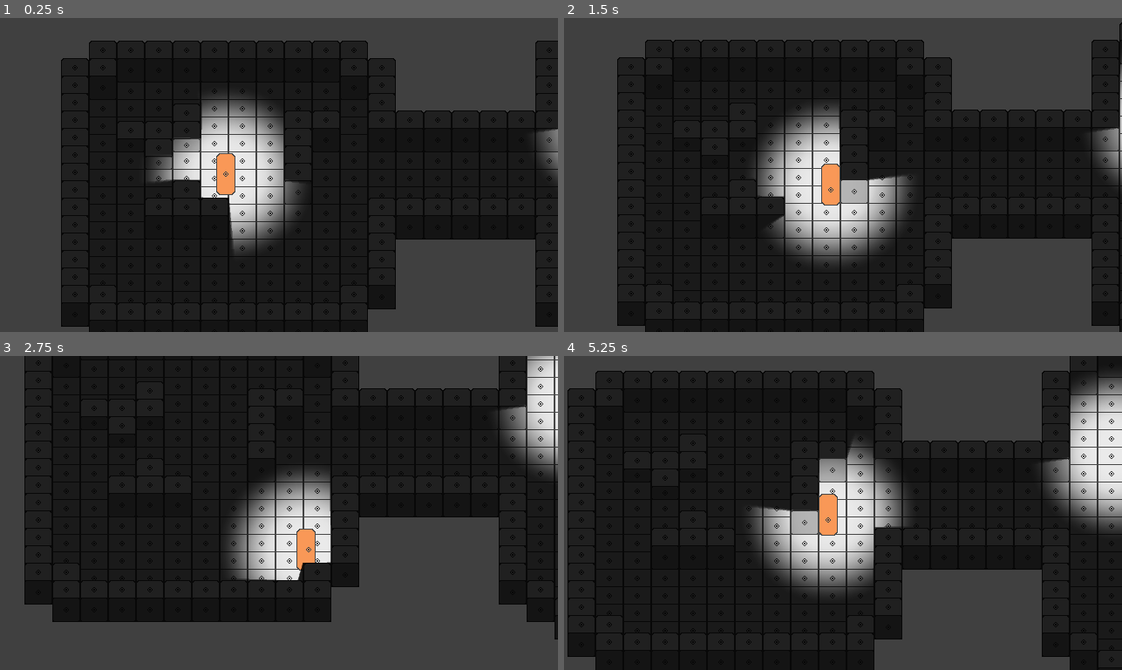
Above: before the commit, frames 1-4 (two rows, left to right).
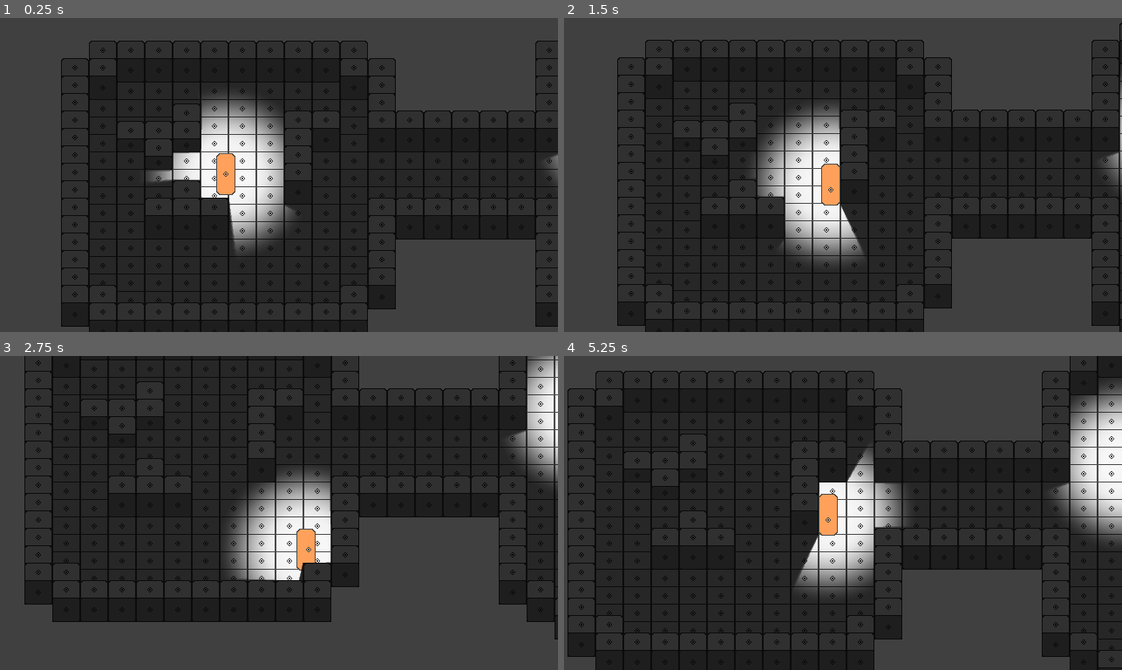
Above: after the commit, the same moments.

Repository: YugamiShinku/space_defender
Game: Godot game, scene res://scenes/white_box.tscn
The game is run twice, just before and just after one commit, with the same random seed, the same clock (stepped at 60 frames per second) and the same inputs.
Inputs:
- Up to frame 1 (0.25 s): no input
- Up to frame 2 (1.5 s): hold D (move_right) 0.53-1.28 s; hold S (move_down) from 1.28 s (still down)
- Up to frame 3 (2.75 s): release S (move_down) at 2.03 s; hold D (move_right) from 2.03 s (still down)
- Up to frame 4 (5.25 s): release D (move_right) at 2.78 s; hold W (move_up) 2.78-3.53 s; hold A (move_left) 3.53-5.03 s; tap Enter at 5 s; hold S (move_down) from 5.03 s (still down)

The runs differ from the first frame. In frame 1, 0.8% of the frame differs, in the area x 27-100%, y 35-72%; in frame 2, 2.4%; in frame 3, 1.3%; in frame 4, 5.2%, in the area x 34-100%, y 6-72%.

Commit message:
fixed occlusion layer

Diff:
--- a/scenes/white_box.tscn
+++ b/scenes/white_box.tscn
@@ -1,15 +1,17 @@
-[gd_scene load_steps=22 format=4 uid="uid://bdf8lrfvpdl88"]
+[gd_scene load_steps=23 format=4 uid="uid://bdf8lrfvpdl88"]
 
 [ext_resource type="TileSet" uid="uid://d2gtfu8hufh0j" path="res://assets/floot_tileset.tres" id="1_fqctn"]
 [ext_resource type="Texture2D" uid="uid://d4e67vioqjan8" path="res://assets/environment.png" id="1_tqrpp"]
 [ext_resource type="Script" uid="uid://d4a01a7cbgxiu" path="res://scripts/player_movement.gd" id="2_5f6py"]
 [ext_resource type="Texture2D" uid="uid://vigl3dpj8e55" path="res://assets/player.png" id="4_4mfkd"]
 
+[sub_resource type="PhysicsMaterial" id="PhysicsMaterial_4mfkd"]
+
+[sub_resource type="OccluderPolygon2D" id="OccluderPolygon2D_4mfkd"]
+polygon = PackedVector2Array(-16, 24, 16, 24, 16, -4, 16, -24, -16, -24, -16, -4)
+
 [sub_resource type="OccluderPolygon2D" id="OccluderPolygon2D_fqctn"]
-polygon = PackedVector2Array(-16, -24, 16, -24, 16, -4, -16, -4)
-
-[sub_resource type="OccluderPolygon2D" id="OccluderPolygon2D_aawcq"]
-polygon = PackedVector2Array(-16, -12, 16, -12, 16, 8, -16, 8)
+polygon = PackedVector2Array(-16, -12, 16, -12, 16, 24, -16, 24)
 
 [sub_resource type="TileSetAtlasSource" id="TileSetAtlasSource_iyf3d"]
 texture = ExtResource("1_tqrpp")
@@ -23,16 +25,17 @@
 3:2/0 = 0
 4:2/0 = 0
 0:0/0 = 0
-0:0/0/occlusion_layer_0/polygon_0/polygon = SubResource("OccluderPolygon2D_fqctn")
-0:0/0/physics_layer_0/polygon_0/points = PackedVector2Array(-16, -4, 16, -4, 16, 25, -16, 25)
+0:0/0/occlusion_layer_0/polygon_0/polygon = SubResource("OccluderPolygon2D_4mfkd")
+0:0/0/physics_layer_0/polygon_0/points = PackedVector2Array(-16, -4, 16, -4, 16, 24, -16, 24)
 2:0/0 = 0
-2:0/0/occlusion_layer_0/polygon_0/polygon = SubResource("OccluderPolygon2D_aawcq")
-2:0/0/physics_layer_0/polygon_0/points = PackedVector2Array(-16, 7.5, 16, 7.5, 16, 25, -16, 25)
+2:0/0/occlusion_layer_0/polygon_0/polygon = SubResource("OccluderPolygon2D_fqctn")
+2:0/0/physics_layer_0/polygon_0/points = PackedVector2Array(-16, 8, 16, 8, 16, 24, -16, 24)
 
 [sub_resource type="TileSet" id="TileSet_su6x1"]
 tile_size = Vector2i(32, 20)
 occlusion_layer_0/light_mask = 1
 physics_layer_0/collision_layer = 1
+physics_layer_0/physics_material = SubResource("PhysicsMaterial_4mfkd")
 sources/0 = SubResource("TileSetAtlasSource_iyf3d")
 
 [sub_resource type="Gradient" id="Gradient_4mfkd"]
@@ -175,7 +178,6 @@
 
 [node name="Wall Layer" type="TileMapLayer" parent="TileMap"]
 y_sort_enabled = true
-texture_filter = 5
 position = Vector2(-125, -119)
 tile_map_data = PackedByteArray("AAD/////AAAAAAAAAAD//wAAAAAAAAAAAAAAAP//AAAAAAAAAAABAP//AAAAAAAAAAD+/wAAAAAAAAAAAAD+/w …(1984 unchanged characters)…
 tile_set = SubResource("TileSet_su6x1")
@@ -185,6 +187,7 @@
 script = ExtResource("2_5f6py")
 
 [node name="PointLight2D" type="PointLight2D" parent="CharacterBody2D"]
+visible = false
 position = Vector2(1, 0)
 shadow_enabled = true
 shadow_filter = 1
@@ -221,13 +224,20 @@
 
 [node name="AnimationTree" type="AnimationTree" parent="CharacterBody2D"]
 
-[node name="CanvasModulate" type="CanvasModulate" parent="."]
-position = Vector2(431, -29)
-color = Color(0.12549, 0.12549, 0.12549, 1)
-
-[node name="PointLight2D" type="PointLight2D" parent="."]
-position = Vector2(441, -60)
+[node name="PointLight2D3" type="PointLight2D" parent="CharacterBody2D"]
+range_z_max = 0
 shadow_enabled = true
 shadow_filter = 1
 shadow_filter_smooth = 2.0
 texture = SubResource("GradientTexture2D_fqctn")
+
+[node name="CanvasModulate" type="CanvasModulate" parent="."]
+color = Color(0.188235, 0.188235, 0.188235, 1)
+
+[node name="PointLight2D" type="PointLight2D" parent="."]
+position = Vector2(451, -47)
+range_z_max = 0
+shadow_enabled = true
+shadow_filter = 1
+shadow_filter_smooth = 2.0
+texture = SubResource("GradientTexture2D_fqctn")
